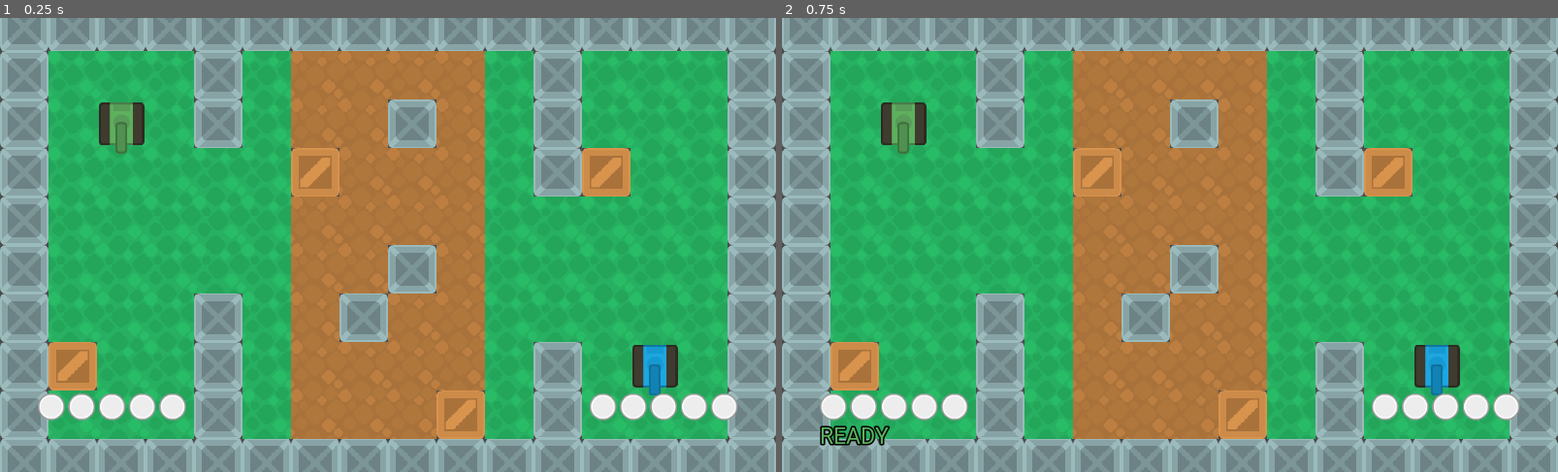
Above: before the commit, frames 1-2 (left to right).
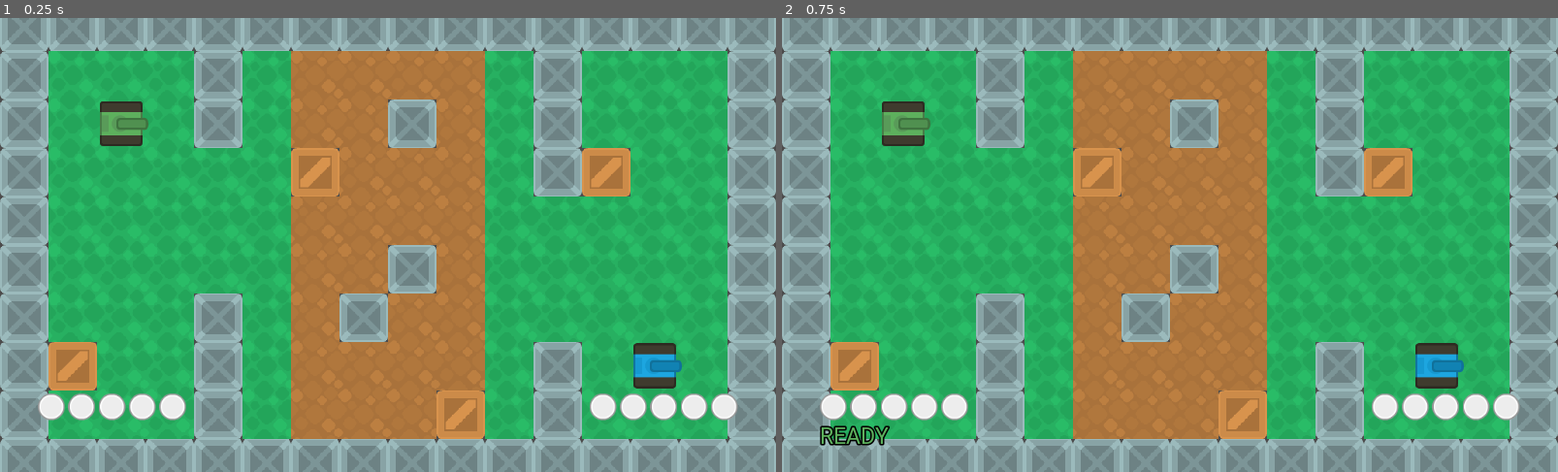
Above: after the commit, the same moments.

Repository: lendroit/tanktank
Game: Godot game, scene res://Game.tscn
Two runs of this game, one before a commit and one after it. Both use one fixed random seed, a clock stepped at 60 frames per second and the inputs below.
Inputs:
- Up to frame 1 (0.25 s): no input
- Up to frame 2 (0.75 s): tap Enter at 0.5 s

The runs differ from the first frame. In frame 1, 0.8% of the frame differs, in the area x 12-88%, y 18-84%; in frame 2, 0.8%.

Commit message:
refactor(Tank): Move body and barel in Node2D

Diff:
--- a/Tank/Player.gd
+++ b/Tank/Player.gd
@@ -1,11 +1,13 @@
 extends KinematicBody2D
 
-onready var sprite = $Sprite
-onready var barrel = $Barrel
+onready var sprite = $TankBody/Sprite
+onready var barrel = $TankBarrel/Barrel
+onready var laser = $TankBarrel/Laser
 onready var tween = $Tween
 onready var tween_bump_obstacle = $TweenBumpObstacle
 onready var next_position_ray = $NextPositionRayCast2D
 onready var next_position_collision_shape := $NextPositionCollisionShape2D
+
 
 export(int, 1, 2) var player_id = 1
 
@@ -114,9 +116,13 @@
 		1.0/speed, Tween.TRANS_SINE, Tween.EASE_IN_OUT)
 	tween.start()
 
+func orientate_tank(movement_direction):
+	pass
+
+
 func shoot():
 	if shots_left_before_reload > 0:
-		$Laser.shoot()
+		laser.shoot()
 		shots_left_before_reload -= 1
 	else:
 		reload()
--- a/Tank/Player.tscn
+++ b/Tank/Player.tscn
@@ -13,24 +13,32 @@
 [node name="Player" type="KinematicBody2D"]
 script = ExtResource( 1 )
 
-[node name="Sprite" type="Sprite" parent="."]
-rotation = 3.14159
+[node name="TankBody" type="Node2D" parent="."]
+
+[node name="Sprite" type="Sprite" parent="TankBody"]
+rotation = 1.5708
 scale = Vector2( 0.727874, 0.727874 )
 texture = ExtResource( 2 )
 
-[node name="Barrel" type="Sprite" parent="."]
-position = Vector2( 0, 18.3543 )
+[node name="RotationTween" type="Tween" parent="TankBody"]
+
+[node name="TankBarrel" type="Node2D" parent="."]
+
+[node name="Barrel" type="Sprite" parent="TankBarrel"]
+rotation = 1.5708
 scale = Vector2( 0.722, 0.722 )
 texture = ExtResource( 3 )
+offset = Vector2( 0, -20 )
+
+[node name="Laser" parent="TankBarrel" instance=ExtResource( 4 )]
+position = Vector2( 32.903, 0 )
+rotation = 1.5708
+scale = Vector2( 1, 1.15951 )
 
 [node name="CollisionShape2D" type="CollisionShape2D" parent="."]
 shape = SubResource( 1 )
 
 [node name="Tween" type="Tween" parent="."]
-
-[node name="Laser" parent="." instance=ExtResource( 4 )]
-position = Vector2( -1.52588e-05, 35.0959 )
-rotation = 3.14159
 
 [node name="TweenBumpObstacle" type="Tween" parent="."]
 
@@ -41,6 +49,6 @@
 position = Vector2( 0, 64 )
 shape = SubResource( 2 )
 disabled = true
+[connection signal="shooting_done" from="TankBarrel/Laser" to="." method="_on_Laser_shooting_done"]
 [connection signal="tween_all_completed" from="Tween" to="." method="_on_Tween_tween_all_completed"]
-[connection signal="shooting_done" from="Laser" to="." method="_on_Laser_shooting_done"]
 [connection signal="tween_completed" from="TweenBumpObstacle" to="." method="_on_TweenBumpWall_tween_completed"]
